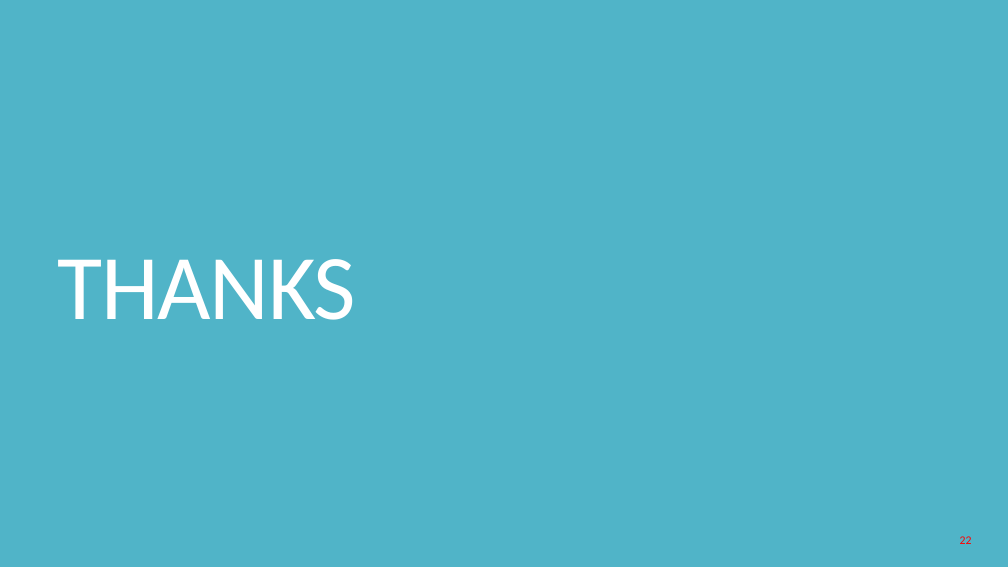
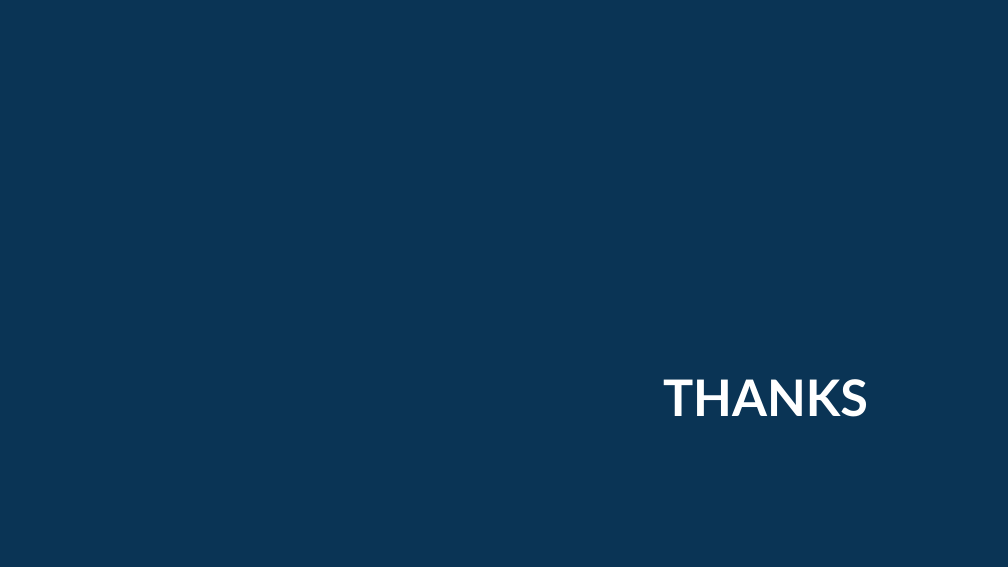
Before and after one commit to ohamed/ML-Training, a slide deck: slide 22 of pptx/09 Naïve Bayes Classifier.pptx. Drawn at 1008x567 pixels with LibreOffice and Linux fonts; fonts in the diff are those of the drawing; background and template pictures are left out. Boxes give left, top, right and bottom in pixels: in the first picture for what was removed or moved away, otherwise in the second. Text is boxed around its words. In the diff, an @@ line names an element or a change of style, - is before the commit and + after.

Commit message:
Minor change

```diff
--- a/pptx/09 Naïve Bayes Classifier.pptx
+++ b/pptx/09 Naïve Bayes Classifier.pptx
@@ background #50B4C8 to picture (left out) @@
@@ title "THANKS": place and size @@
-title "THANKS" at box(57, 259, 356, 320)
+title "THANKS" at box(663, 379, 868, 417)
@@ title "THANKS" at box(663, 379, 868, 417): size 88 to 48 pt, font Calibri to Lato, letter spacing -1.2 to 0 pt, bold on; alignment left to right; line spacing 0.8 to 1; vertical alignment bottom to middle @@
@@ page number removed at box(960, 536, 972, 544) @@
-22
```
